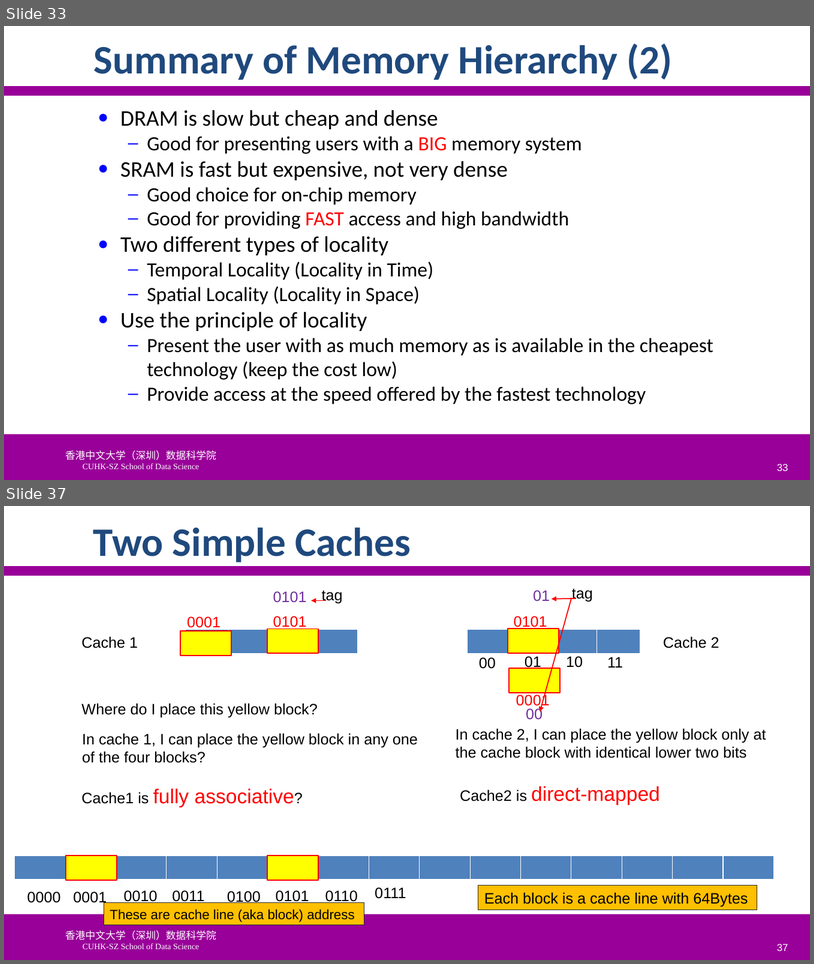
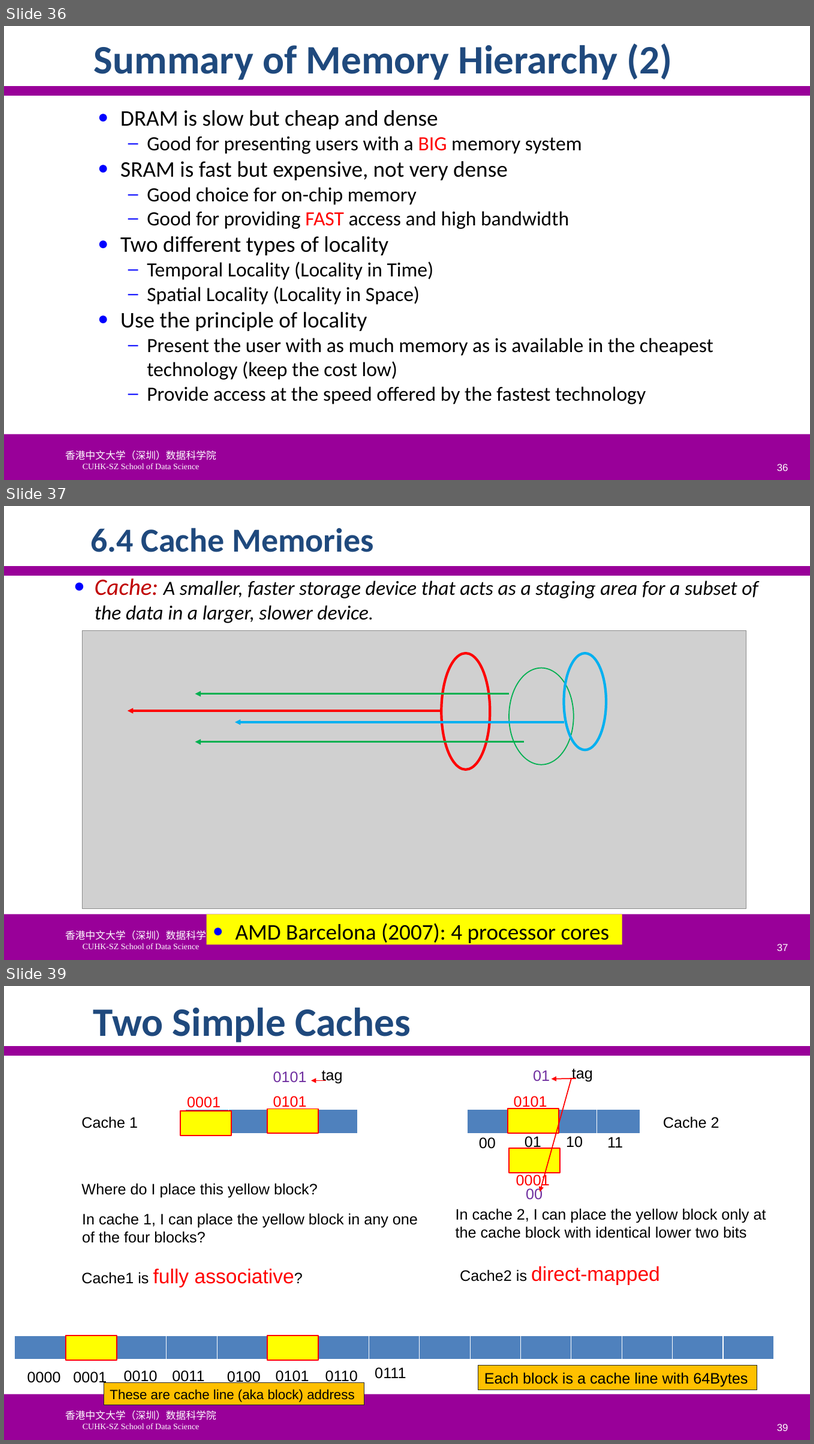
Before and after one commit to SUNCHAOYI923/CMU_CSAPP, a slide deck: slide/CA3060-6-MemHierarchy.pptx. Shown one above the other, each under a label of ours: slides 33 and 37 before the commit, slides 36, 37 and 39 after it; the slides between them are not shown. The pictures are 814x964 and 814x1444 pixels, drawn with LibreOffice and Linux fonts; fonts in the diff are those of the drawing; grey boxes stand for pictures; background and template pictures are left out. Boxes give left, top, right and bottom in pixels: in the first picture for what was removed or moved away, otherwise in the second. Text is boxed around its words. In the diff, an @@ line names an element or a change of style, - is before the commit and + after.

```diff
--- a/slide/CA3060-6-MemHierarchy.pptx
+++ b/slide/CA3060-6-MemHierarchy.pptx
@@ slide 37 added at (x1=4, y1=506, x2=810, y2=960), background #FFFFFF; not listed: 3 template elements that a slide beside it also shows @@
@@ title added at (x1=90, y1=528, x2=374, y2=552), 40 pt, text #1F497D, bold @@
+6.4 Cache Memories
@@ text added at (x1=95, y1=575, x2=758, y2=623), 24 pt, text #000000, italic @@
+● Cache: A smaller, faster storage device that acts as a staging area for a subset of the data in a larger, slower device.
@@ picture added at (x1=83, y1=631, x2=747, y2=908) @@
@@ ellipse added at (x1=442, y1=653, x2=491, y2=769), outline #FF0000 3 pt @@
@@ ellipse added at (x1=509, y1=667, x2=574, y2=765), outline #00B050 1.25 pt @@
@@ ellipse added at (x1=564, y1=653, x2=606, y2=750), outline #00B0F0 3 pt @@
@@ arrow added from (509, 694) to (195, 694), #00B050 2.25 pt @@
@@ arrow added from (442, 711) to (128, 711), #FF0000 2.25 pt @@
@@ arrow added from (564, 722) to (235, 722), #00B0F0 2.25 pt @@
@@ arrow added from (524, 742) to (195, 742), #00B050 2.25 pt @@
@@ rectangle added at (x1=207, y1=914, x2=622, y2=944), fill #FFFF00, 26.7 pt, text #000000 @@
+● AMD Barcelona (2007): 4 processor cores
@@ page number added at (x1=777, y1=943, x2=789, y2=951), 12 pt, text #FFFFFF @@
+37
@@ what was slide 33 is now slide 36 @@
@@ page number at (x1=777, y1=463, x2=789, y2=471): text changed @@
-33
+36
@@ what was slide 37 is now slide 39 @@
@@ page number at (x1=777, y1=1423, x2=789, y2=1431): text changed @@
-37
+39
```
Also in this commit, not shown: 9 slides changed, 3 other slides added, 2 slides removed, 31 other files.
